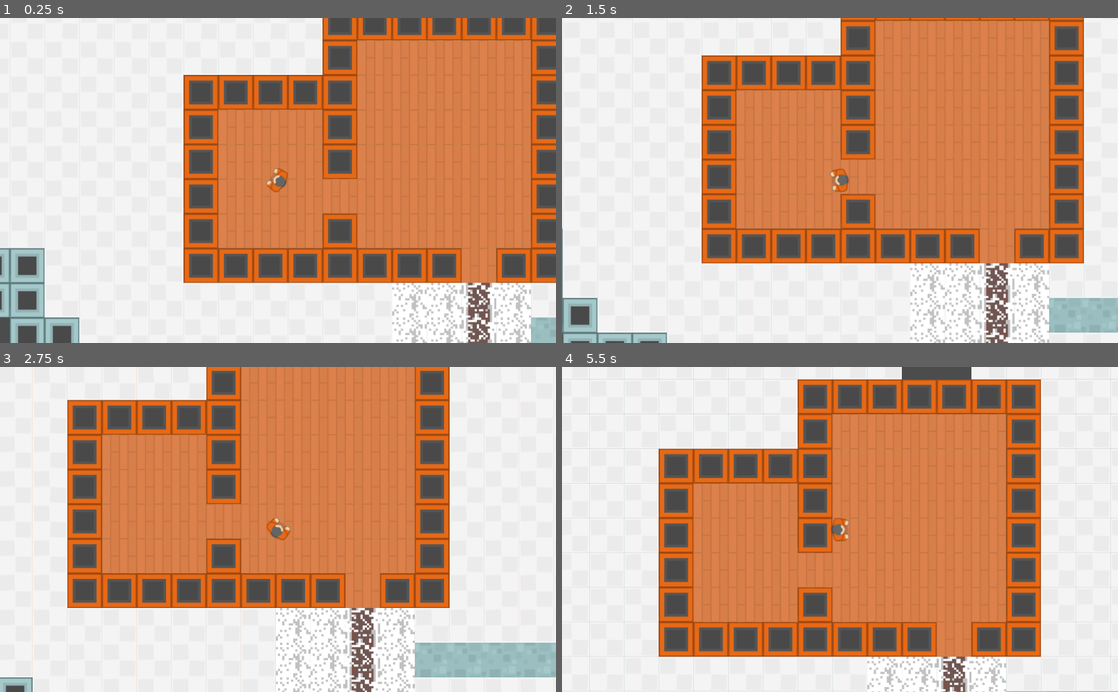
Above: before the commit, frames 1-4 (two rows, left to right).
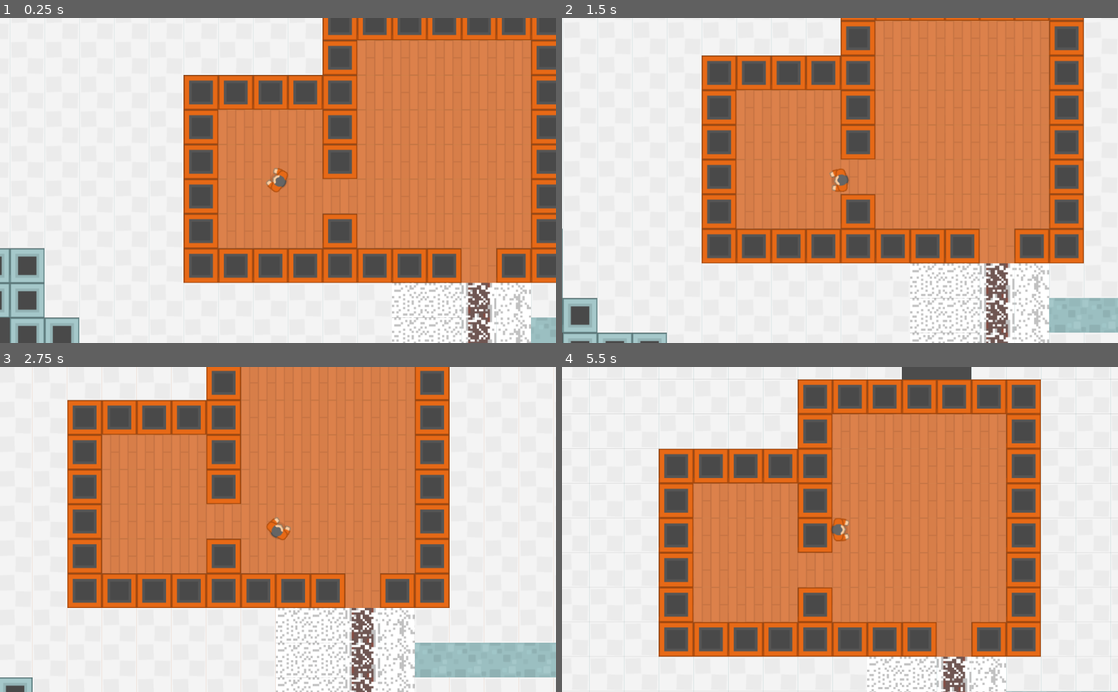
Above: after the commit, the same moments.

Repository: KulacTM/arctic-isolation
Game: Godot game, scene res://Scenes/Levels/01_River_Station.tscn
Two runs of this game, one before a commit and one after it. Both use one fixed random seed, a clock stepped at 60 frames per second and the inputs below.
Inputs (mouse positions are in pixels of both pictures, inside the frame that each line leads up to):
- Up to frame 1 (0.25 s): no input
- Up to frame 2 (1.5 s): tap Enter at 0.5 s; move the mouse to (962, 164) at 0.52 s; hold D (move_right) 0.53-1.28 s; move the mouse to (728, 196) at 1.27 s; hold S (move_down) from 1.28 s (still down)
- Up to frame 3 (2.75 s): move the mouse to (333, 458) at 2.02 s; release S (move_down) at 2.03 s; hold D (move_right) from 2.03 s (still down)
- Up to frame 4 (5.5 s): move the mouse to (812, 594) at 2.77 s; release D (move_right) at 2.78 s; hold W (move_up) 2.78-3.53 s; move the mouse to (1006, 578) at 3.52 s; hold A (move_left) 3.53-5.03 s; move the mouse to (673, 480) at 4.27 s; tap Space at 5 s; move the mouse to (867, 529) at 5.02 s; hold S (move_down) from 5.03 s (still down)

The runs differ from the first frame. In frame 1, 0.9% of the frame differs, in the area x 70-83%, y 81-100%; in frame 2, 1.2%; in frame 3, 1.2%, in the area x 49-63%, y 74-100%; in frame 4, 0.5%.

Commit message:
testing tilesets

Diff:
--- a/Arctic-Isolation-Game/GFX/Tiles/Yevgen_tiles.tres
+++ b/Arctic-Isolation-Game/GFX/Tiles/Yevgen_tiles.tres
@@ -1,6 +1,7 @@
-[gd_resource type="TileSet" load_steps=2 format=2]
+[gd_resource type="TileSet" load_steps=3 format=2]
 
 [ext_resource path="res://GFX/Tiles/tilesheet_2.png" type="Texture" id=1]
+[ext_resource path="res://GFX/Tiles/tilesheet_4.png" type="Texture" id=2]
 
 [resource]
 0/name = "doroga_center"
@@ -73,3 +74,17 @@
 4/shape_one_way_margin = 0.0
 4/shapes = [  ]
 4/z_index = 0
+5/name = "tilesheet_4.png 5"
+5/texture = ExtResource( 2 )
+5/tex_offset = Vector2( 0, 0 )
+5/modulate = Color( 1, 1, 1, 1 )
+5/region = Rect2( 0, 192, 64, 64 )
+5/tile_mode = 0
+5/occluder_offset = Vector2( 0, 0 )
+5/navigation_offset = Vector2( 0, 0 )
+5/shape_offset = Vector2( 0, 0 )
+5/shape_transform = Transform2D( 1, 0, 0, 1, 0, 0 )
+5/shape_one_way = false
+5/shape_one_way_margin = 0.0
+5/shapes = [  ]
+5/z_index = 0
--- a/Arctic-Isolation-Game/Scenes/Levels/01_River_Station.tscn
+++ b/Arctic-Isolation-Game/Scenes/Levels/01_River_Station.tscn
@@ -35,4 +35,4 @@
 z_index = -10
 tile_set = ExtResource( 4 )
 format = 1
-tile_data = PoolIntArray( 196607, -1610612732, 0, 131072, -1610612732, 0, 131073, 3, 0, 131074, -1610612732, 0, 262143, -1610612732, 0, 196608, -1610612732, 0, 196609, 3, 0, 196610, -1610612732, 0, 327679, -1610612732, 0, 262144, -1610612732, 0, 262145, 3, 0, 262146, -1610612732, 0, 393215, -1610612732, 0, 327680, -1610612732, 0, 327681, 3, 0, 327682, -1610612732, 0, 458751, -1610612732, 0, 393216, -1610612732, 0, 393217, 3, 0, 393218, -1610612732, 0, 524287, -1610612732, 0, 458752, -1610612732, 0, 458753, 3, 0, 458754, -1610612732,  …(1980 unchanged characters)…
+tile_data = PoolIntArray( 196607, 5, 0, 131072, 5, 0, 131073, 3, 0, 131074, -1610612732, 0, 262143, 5, 0, 196608, 5, 0, 196609, 3, 0, 196610, -1610612732, 0, 327679, 5, 0, 262144, 5, 0, 262145, 3, 0, 262146, -1610612732, 0, 393215, 5, 0, 327680, 5, 0, 327681, 3, 0, 327682, -1610612732, 0, 458751, 5, 0, 393216, 5, 0, 393217, 3, 0, 393218, -1610612732, 0, 524287, 5, 0, 458752, 5, 0, 458753, 3, 0, 458754, -1610612732,  …(1980 unchanged characters)…
Binary file changed: Arctic-Isolation-Game/GFX/Tiles/tilesheet_4.png
